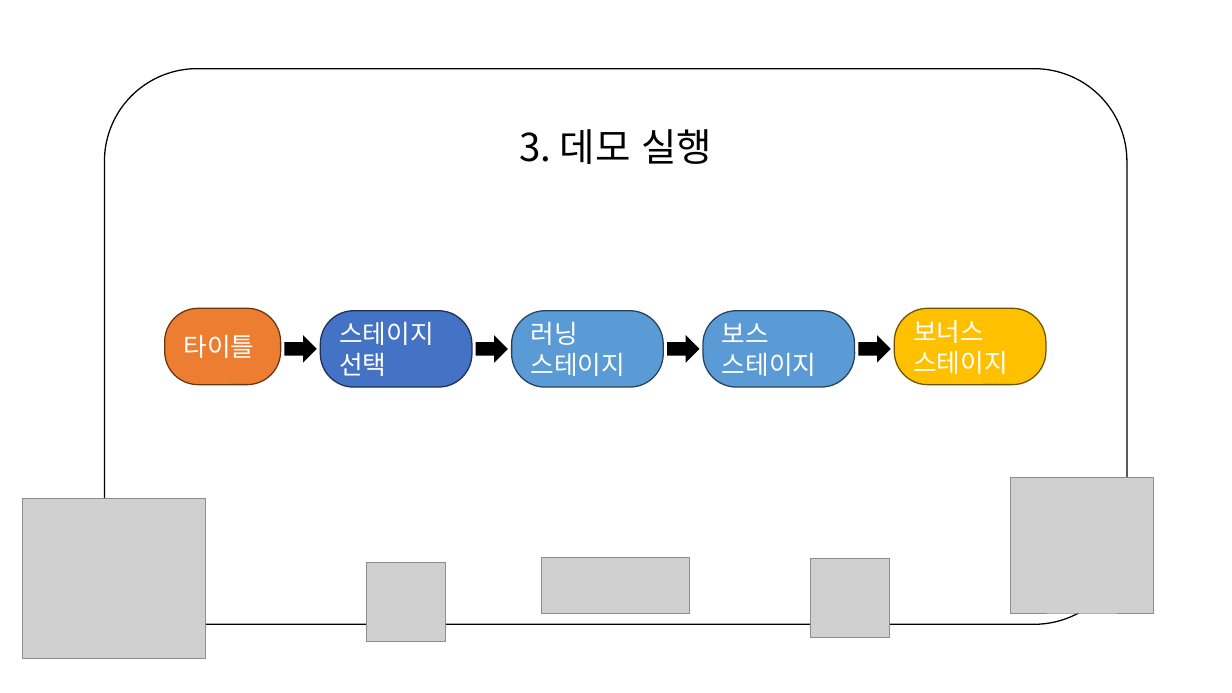
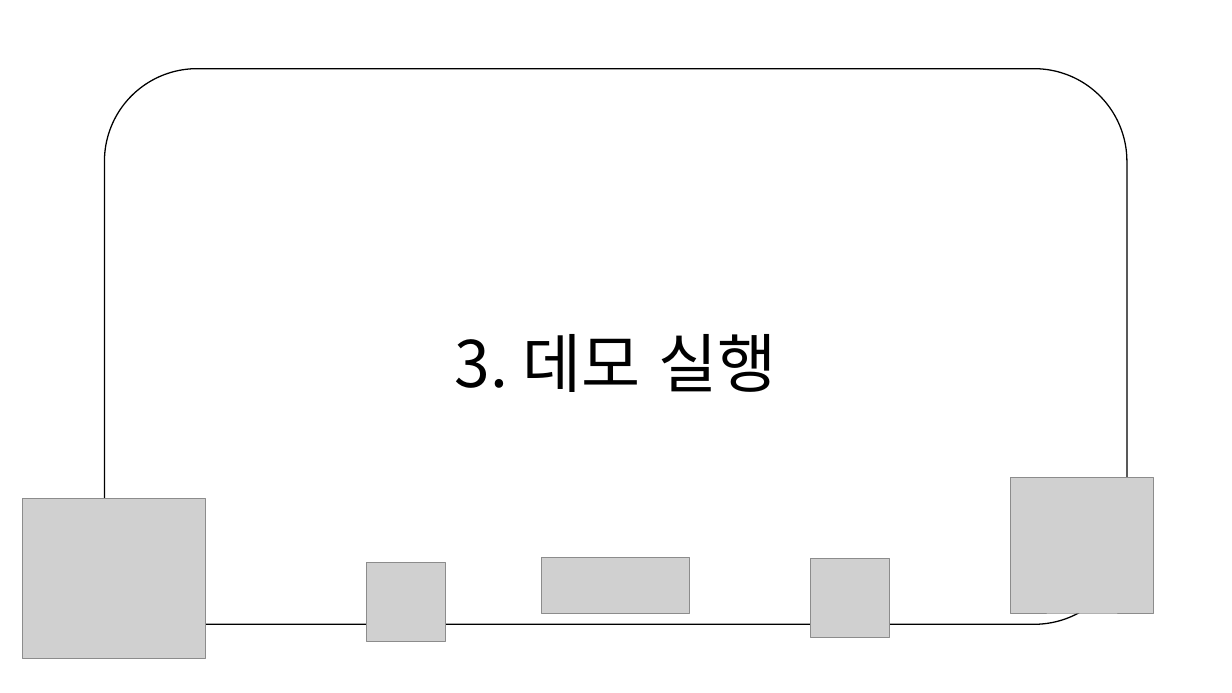
Before and after one commit to pikach-u/2DGP_PIXELJONES, a slide deck: slide 6 of 2DGP 2차 발표.pptx. Drawn at 1232x693 pixels with LibreOffice and Linux fonts; fonts in the diff are those of the drawing; grey boxes stand for pictures; background and template pictures are left out. Boxes give left, top, right and bottom in pixels: in the first picture for what was removed or moved away, otherwise in the second. Text is boxed around its words. In the diff, an @@ line names an element or a change of style, - is before the commit and + after.

```diff
--- a/2DGP 2차 발표.pptx
+++ b/2DGP 2차 발표.pptx
@@ rounded rectangle "3. 데모 실행" at (104, 68, 1128, 624): size 30 to 50 pt @@
@@ rounded rectangle removed at (165, 309, 281, 385) @@
-타이틀
@@ rounded rectangle removed at (321, 311, 472, 387) @@
-스테이지
-선택
@@ rounded rectangle removed at (512, 311, 664, 387) @@
-러닝
-스테이지
@@ rounded rectangle removed at (703, 311, 855, 387) @@
-보스
-스테이지
@@ rounded rectangle removed at (895, 309, 1046, 385) @@
-보너스
-스테이지
@@ right arrow removed at (285, 336, 315, 360) @@
@@ right arrow removed at (476, 336, 506, 360) @@
@@ right arrow removed at (668, 336, 699, 360) @@
@@ right arrow removed at (860, 336, 890, 360) @@
```
Also in this commit, not shown: 2 other slides changed, 1 slide added, 3 slides removed.
